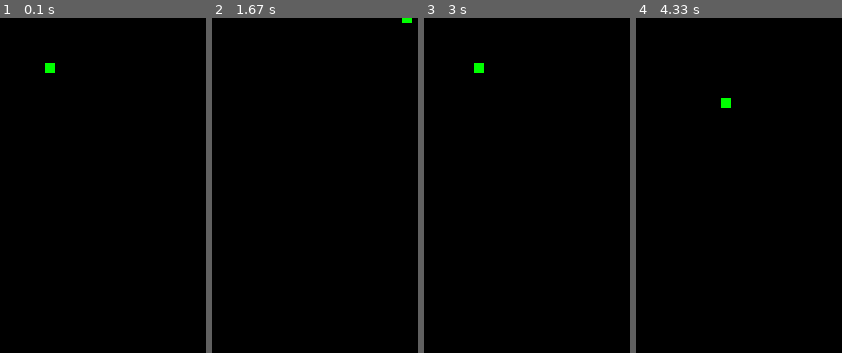
Above: before the commit, frames 1-4 (left to right).
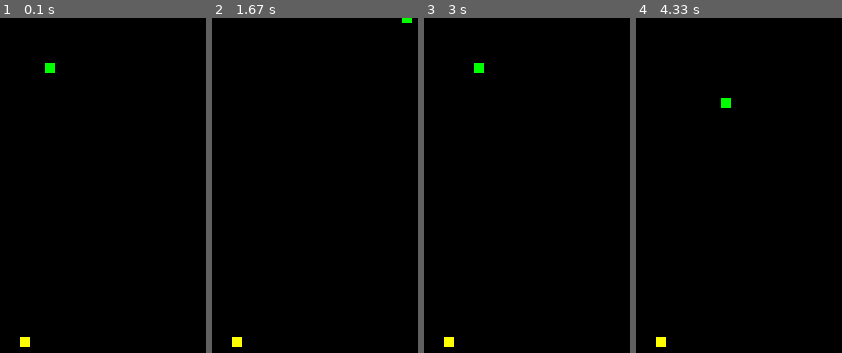
Above: after the commit, the same moments.

Repository: Jaysurya909/Pygames
Game: pygame game, started from snakegame.py
Two runs of this game, one before a commit and one after it. Both use one fixed random seed, a clock stepped at 60 frames per second and the inputs below.
Inputs:
- Up to frame 1 (0.1 s): no input
- Up to frame 2 (1.67 s): hold Right 0.33-0.8 s; hold Up 0.83-1.13 s; hold Right 1.17-1.63 s
- Up to frame 3 (3 s): hold Left 1.67-2.2 s; hold Down 2.23-2.53 s; hold Left 2.57-2.97 s
- Up to frame 4 (4.33 s): hold Right 3.4-4.03 s; hold Down from 4.07 s (still down)

The runs differ from the first frame. In frame 1, 0.1% of the frame differs, in the area x 9-15%, y 95-99%; in frame 2, 0.1%; in frame 3, 0.1%; in frame 4, 0.1%.

Commit message:
only spawning 1 time food for snake

Diff:
--- a/snakegame.py
+++ b/snakegame.py
@@ -1,4 +1,5 @@
 import pygame
+import random
 
 
 #other things
@@ -9,6 +10,7 @@
 white=(255,255,255)
 black=(0,0,0)
 green=(0,255,0)
+yellow=(255,255,0)
 
 #window size
 screen_width=700
@@ -17,12 +19,17 @@
 pygame.display.set_caption("Snake Game")
 
 #Gamevariables
+#snake
 snake_x=45
 snake_y=45
 snake_size_x=10
 snake_size_y=10
 snake_velocity_x=5
 snake_velocity_y=5
+#food
+food_x=random.randint(0,screen_width)
+food_y=random.randint(0,screen_height)
+
 exit_game=False
 direction=None
 
@@ -30,6 +37,8 @@
 #Gameloop
 while not exit_game:
     gamewindow.fill(black)
+
+    pygame.draw.rect(gamewindow,yellow,[food_x,food_y,snake_size_x,snake_size_y])
     pygame.draw.rect(gamewindow,green,[snake_x,snake_y,snake_size_x,snake_size_y])
 
 
